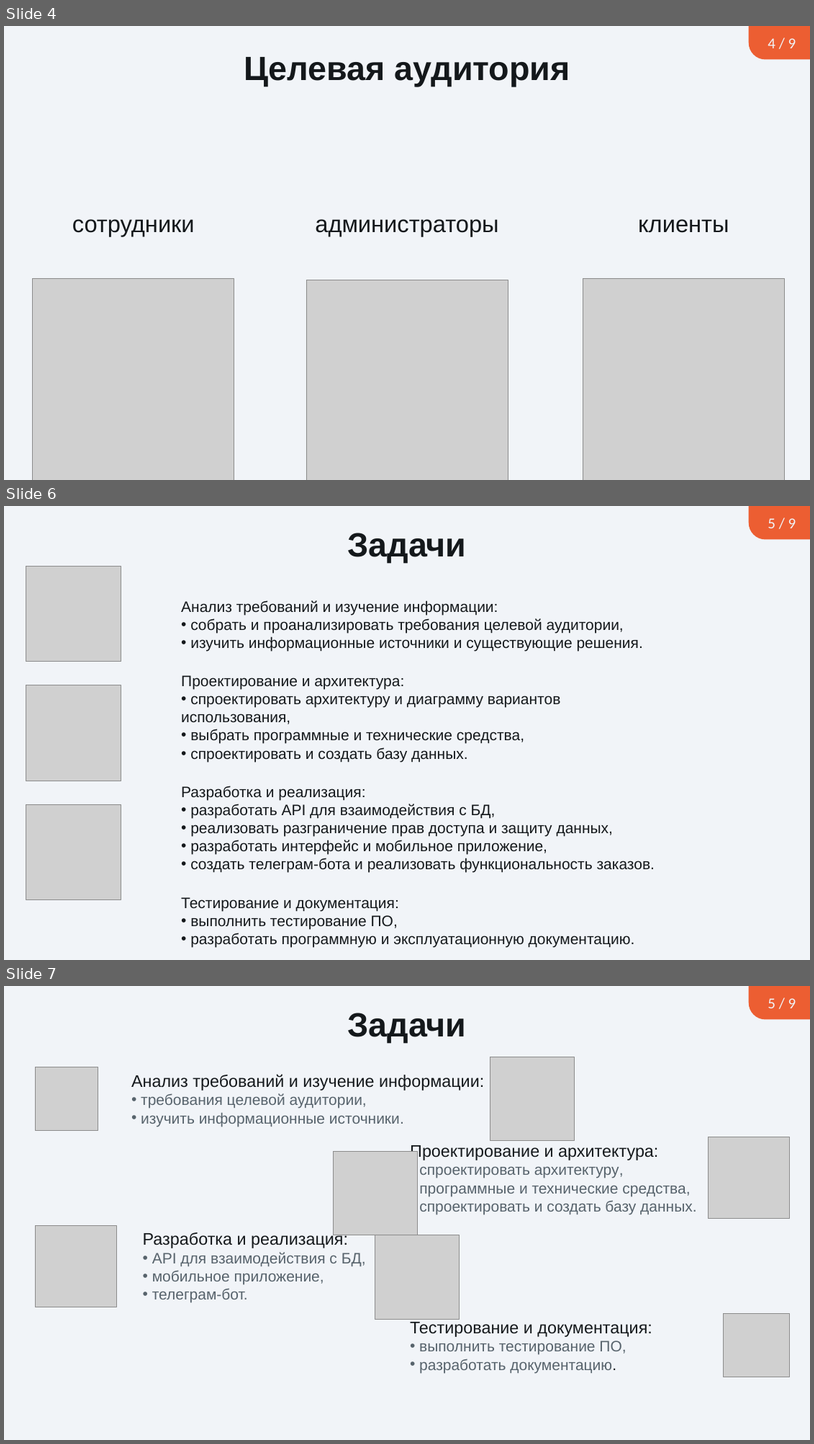
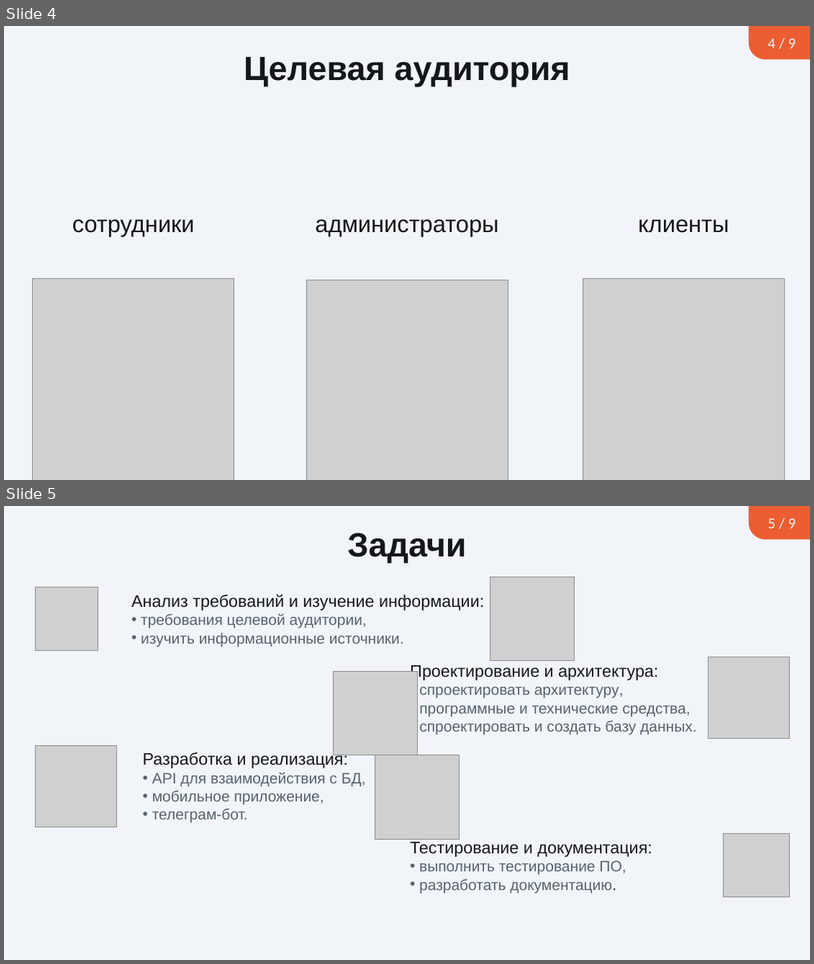
Before and after one commit to SullenPomorProject/CourseProject, a slide deck: КП Презентация Абрамов.pptx. Shown one above the other, each under a label of ours: slides 4, 6 and 7 before the commit, slides 4 and 5 after it; the slides between them are not shown. The pictures are 814x1444 and 814x964 pixels, drawn with LibreOffice and Linux fonts; fonts in the diff are those of the drawing; grey boxes stand for pictures; background and template pictures are left out. Boxes give left, top, right and bottom in pixels: in the first picture for what was removed or moved away, otherwise in the second. Text is boxed around its words. In the diff, an @@ line names an element or a change of style, - is before the commit and + after.

```diff
--- a/КП Презентация Абрамов.pptx
+++ b/КП Презентация Абрамов.pptx
@@ slide 6 removed at (4,506,810,960), background #F1F4F8 @@
@@ freeform shape removed at (749,506,810,539) @@
-5 / 9
@@ title removed at (347,533,466,563) @@
-Задачи
@@ picture removed at (26,566,121,662) @@
@@ text removed at (181,600,643,651) @@
-Анализ требований и изучение информации:
-• собрать и проанализировать требования целевой аудитории,
-• изучить информационные источники и существующие решения.
@@ text removed at (181,675,561,762) @@
-Проектирование и архитектура:
-• спроектировать архитектуру и диаграмму вариантов использования,
-• выбрать программные и технические средства,
-• спроектировать и создать базу данных.
@@ picture removed at (26,685,121,780) @@
@@ text removed at (181,785,655,872) @@
-Разработка и реализация:
-• разработать API для взаимодействия с БД,
-• реализовать разграничение прав доступа и защиту данных,
-• разработать интерфейс и мобильное приложение,
-• создать телеграм-бота и реализовать функциональность заказов.
@@ picture removed at (26,804,121,899) @@
@@ text removed at (181,897,635,947) @@
-Тестирование и документация:
-• выполнить тестирование ПО,
-• разработать программную и эксплуатационную документацию.
@@ what was slide 7 is now slide 5 @@
```
Also in this commit, not shown: 2 slides changed, 1 other slide removed, 4 other files.
